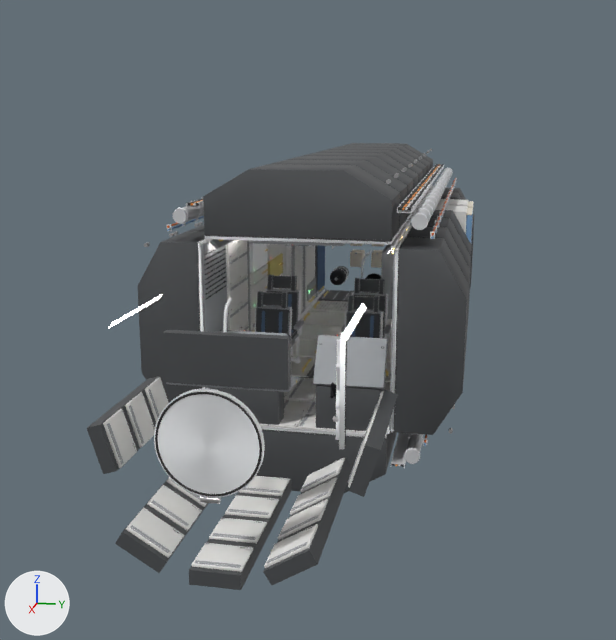
A saved change to the glTF model web/public/models/alcion_hx4_interior.glb.
Before and after are seen from a 50 mm lens placed at (18.36, 2.06, 2.62), pointed at (6.34, -0.34, -0.38). Lighting does not change. The marker at lower left points along +X, +Y and +Z. The picture after the commit comes second. Where no turn or scale is listed for an object, it has been applied to the vertices. Vertices at exactly the same position are counted once.
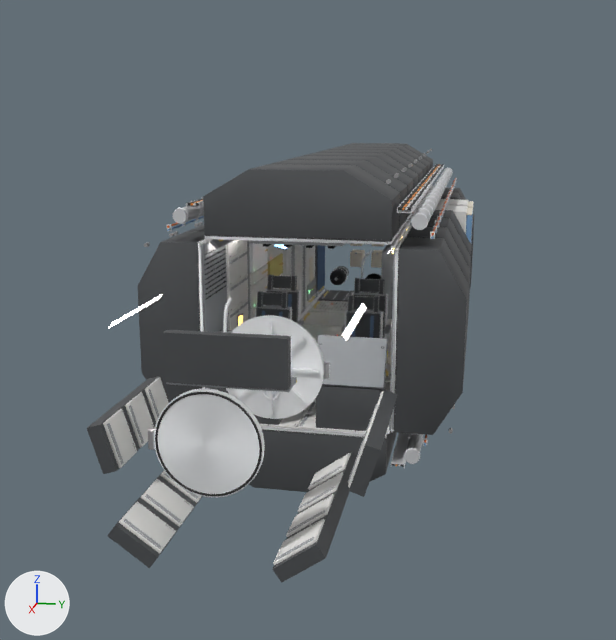
Where the newer file only moved an object's origin or applied its transform, the numbers keep the older frame.

Location of each change, [x1, y1, x2, y2] in pixels of the pictures (616 x 640 px; the box of a moved part takes in the faces that stretch with it):
'FWD.INT.STW.BCK', reshaped: before [87, 376, 398, 590]; after [87, 376, 398, 582]
'FWD.INT.HF', moved, turned: before [154, 389, 265, 504]; after [148, 389, 265, 497]
'FWD.INT.HA', moved, turned: before [330, 332, 347, 449]; after [226, 315, 330, 419]
'FWD.INT.STW.L08', moved, turned: before [191, 543, 253, 572]; after [273, 518, 325, 566]
'FWD.INT.STW.L11', moved, turned: before [278, 499, 328, 540]; after [103, 409, 137, 468]
'FWD.INT.STW.L07', moved, turned: before [209, 518, 267, 544]; after [286, 494, 335, 537]
'FWD.INT.STW.L04', moved, turned: before [126, 508, 184, 558]; after [119, 501, 176, 554]
'FWD.INT.STW.L10', moved, turned: before [290, 477, 337, 515]; after [125, 392, 155, 448]
'FWD.INT.STW.L06', moved, turned: before [225, 495, 279, 518]; after [298, 472, 343, 512]
'FWD.INT.STW.L03', moved, turned: before [147, 485, 202, 531]; after [141, 479, 194, 527]
'FWD.INT.STW.L05', moved, turned: before [239, 476, 290, 496]; after [308, 453, 351, 490]
'FWD.INT.STW.L14', moved, turned: before [125, 392, 155, 448]; after [348, 426, 371, 488]
'FWD.INT.STW.L09', moved, turned: before [301, 458, 345, 493]; after [145, 377, 169, 423]
'FWD.INT.STW.L12', moved, turned: before [264, 524, 318, 568]; after [370, 391, 384, 422]
'HAB.INT.A.CL1.SW', moved: [251, 241, 346, 249] in both
'FWD.INT.STW.L02', moved, turned: before [166, 477, 207, 507]; after [160, 470, 202, 503]
'HAB.INT.LIV.A.O02', added: after [237, 313, 244, 327]
'FWD.INT.STW.L16', deleted: before [370, 391, 384, 422]
'HAB.INT.LIV.B.O05', added: after [274, 244, 289, 250]
part 1 of me_node_backing, moved or reshaped: before [115, 478, 208, 573]; after [108, 473, 202, 568]
part 2 of me_node_backing, moved or reshaped: before [263, 457, 353, 585]; after [272, 452, 356, 582]
part 3 of me_node_backing, deleted: before [189, 475, 292, 590]

The change, as a list of edits to the scene's bpy script:
```text
Change me_node_backing:
    remove me_node_backing.from_pydata(...)  # 40 vertices, 60 faces; spans x -1.0..1.0, y -1.34..1.34, z -0.6..0.6
    add me_node_backing.from_pydata(...)  # 32 vertices, 48 faces; spans x -1.0..1.0, y -1.34..1.34, z -0.49..0.6
    me_node_backing part 1: the loose piece of 8 vertices spanning x -1.0..1.0, y -0.89..-0.43, z -0.52..-0.16 is turned -4 degrees about the x axis through its middle, then moved by (0.0, -0.07, 0.05)
    me_node_backing part 2: the loose piece of 8 vertices spanning x -1.0..1.0, y 0.43..0.89, z -0.52..-0.16 is turned 4 degrees about the x axis through its middle, then moved by (0.0, 0.07, 0.05)
    me_node_backing part 3: the loose piece of 8 vertices spanning x -1.0..1.0, y -0.23..0.23, z -0.6..-0.46 is deleted
Change ob_fwd_int_ha:
    ob_fwd_int_ha.location: (10.58, 0.806, 0.0) -> (10.04, 0.03, 0.0)
    ob_fwd_int_ha.rotation_euler: (1.571, 0.0, 0.15) -> (-1.571, 0.0, -1.571)  # degrees (90, 0, 8.6) -> degrees (-90, 0, -90)
Change ob_fwd_int_hf:
    ob_fwd_int_hf.location: (12.11, 0.0, -0.03) -> (12.11, -0.03, 0.0)
    ob_fwd_int_hf.rotation_euler: (0.0, -1.571, 0.0) -> (-1.571, 0.0, 1.571)  # degrees (0, -90, 0) -> degrees (-90, 0, 90)
Change ob_fwd_int_stw_l02:
    ob_fwd_int_stw_l02.location: (10.85, -0.613, -1.0) -> (10.85, -0.682, -0.955)
    ob_fwd_int_stw_l02.rotation_euler: (0.0, 0.55, 1.571) -> (0.0, 0.62, 1.571)  # degrees (0, 32, 90) -> degrees (0, 36, 90)
Change ob_fwd_int_stw_l03:
    ob_fwd_int_stw_l03.location: (11.35, -0.613, -1.0) -> (11.35, -0.682, -0.955)
    ob_fwd_int_stw_l03.rotation_euler: (0.0, 0.55, 1.571) -> (0.0, 0.62, 1.571)  # degrees (0, 32, 90) -> degrees (0, 36, 90)
Change ob_fwd_int_stw_l04:
    ob_fwd_int_stw_l04.location: (11.85, -0.613, -1.0) -> (11.85, -0.682, -0.955)
    ob_fwd_int_stw_l04.rotation_euler: (0.0, 0.55, 1.571) -> (0.0, 0.62, 1.571)  # degrees (0, 32, 90) -> degrees (0, 36, 90)
Change ob_fwd_int_stw_l05:
    ob_fwd_int_stw_l05.location: (10.35, 0.0, -1.173) -> (10.35, 0.682, -0.955)
    ob_fwd_int_stw_l05.rotation_euler: (0.0, 0.0, 1.571) -> (0.0, -0.62, 1.571)  # degrees (0, 0, 90) -> degrees (0, -36, 90)
Change ob_fwd_int_stw_l06:
    ob_fwd_int_stw_l06.location: (10.85, 0.0, -1.173) -> (10.85, 0.682, -0.955)
    ob_fwd_int_stw_l06.rotation_euler: (0.0, 0.0, 1.571) -> (0.0, -0.62, 1.571)  # degrees (0, 0, 90) -> degrees (0, -36, 90)
Change ob_fwd_int_stw_l07:
    ob_fwd_int_stw_l07.location: (11.35, 0.0, -1.173) -> (11.35, 0.682, -0.955)
    ob_fwd_int_stw_l07.rotation_euler: (0.0, 0.0, 1.571) -> (0.0, -0.62, 1.571)  # degrees (0, 0, 90) -> degrees (0, -36, 90)
Change ob_fwd_int_stw_l08:
    ob_fwd_int_stw_l08.location: (11.85, 0.0, -1.173) -> (11.85, 0.682, -0.955)
    ob_fwd_int_stw_l08.rotation_euler: (0.0, 0.0, 1.571) -> (0.0, -0.62, 1.571)  # degrees (0, 0, 90) -> degrees (0, -36, 90)
Change ob_fwd_int_stw_l09:
    ob_fwd_int_stw_l09.location: (10.35, 0.613, -1.0) -> (10.35, -1.121, -0.347)
    ob_fwd_int_stw_l09.rotation_euler: (0.0, -0.55, 1.571) -> (0.0, 1.271, 1.571)  # degrees (0, -32, 90) -> degrees (0, 73, 90)
Change ob_fwd_int_stw_l10:
    ob_fwd_int_stw_l10.location: (10.85, 0.613, -1.0) -> (10.85, -1.121, -0.347)
    ob_fwd_int_stw_l10.rotation_euler: (0.0, -0.55, 1.571) -> (0.0, 1.271, 1.571)  # degrees (0, -32, 90) -> degrees (0, 73, 90)
Change ob_fwd_int_stw_l11:
    ob_fwd_int_stw_l11.location: (11.35, 0.613, -1.0) -> (11.35, -1.121, -0.347)
    ob_fwd_int_stw_l11.rotation_euler: (0.0, -0.55, 1.571) -> (0.0, 1.271, 1.571)  # degrees (0, -32, 90) -> degrees (0, 73, 90)
Change ob_fwd_int_stw_l12:
    ob_fwd_int_stw_l12.location: (11.85, 0.613, -1.0) -> (10.35, 1.121, -0.347)
    ob_fwd_int_stw_l12.rotation_euler: (0.0, -0.55, 1.571) -> (0.0, -1.271, 1.571)  # degrees (0, -32, 90) -> degrees (0, -73, 90)
Change ob_fwd_int_stw_l14:
    ob_fwd_int_stw_l14.location: (10.85, -1.121, -0.347) -> (11.35, 1.121, -0.347)
    ob_fwd_int_stw_l14.rotation_euler: (0.0, 1.271, 1.571) -> (0.0, -1.271, 1.571)  # degrees (0, 73, 90) -> degrees (0, -73, 90)
Remove ob_fwd_int_stw_l16:
    ob_fwd_int_stw_l16 = bpy.data.objects.new('FWD.INT.STW.L16', me_locker_0_46_0_40)
Add ob_hab_int_liv_b_o05:
    ob_hab_int_liv_b_o05 = bpy.data.objects.new('HAB.INT.LIV.B.O05', me_laptop)  # 32 vertices, 48 faces; spans x -0.178..0.178, y -0.116..0.116, z -0.147..0.147; in mat_m_interiordark (dark grey #4b4d50), mat_m_screen (black #19191d, glowing blue #8cc8ff), mat_m_interiorgrey (grey #a2a6aa)
    ob_hab_int_liv_b_o05.location = (5.22, -1.0, 0.63)
Add ob_hab_int_liv_a_o02:
    ob_hab_int_liv_a_o02 = bpy.data.objects.new('HAB.INT.LIV.A.O02', me_tablet)  # 24 vertices, 36 faces; spans x -0.149..0.152, y -0.005..0.005, z -0.097..0.101; in mat_m_interiordark (dark grey #4b4d50), mat_m_screenamber (black #191919, glowing orange #ffc46c), mat_m_fabric (pale yellow #e5dece)
    ob_hab_int_liv_a_o02.location = (7.26, -1.11, -0.2)
```
